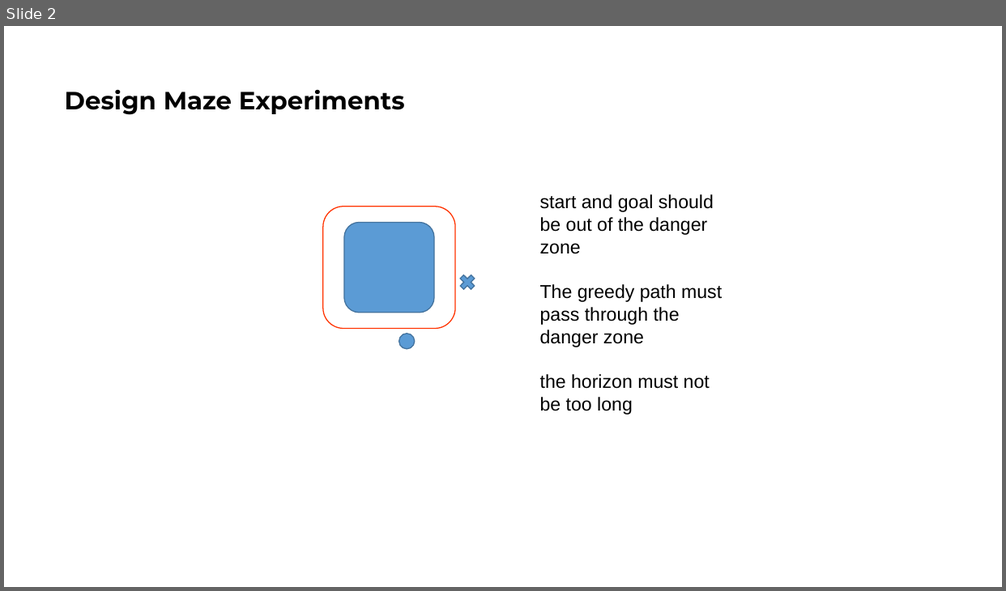
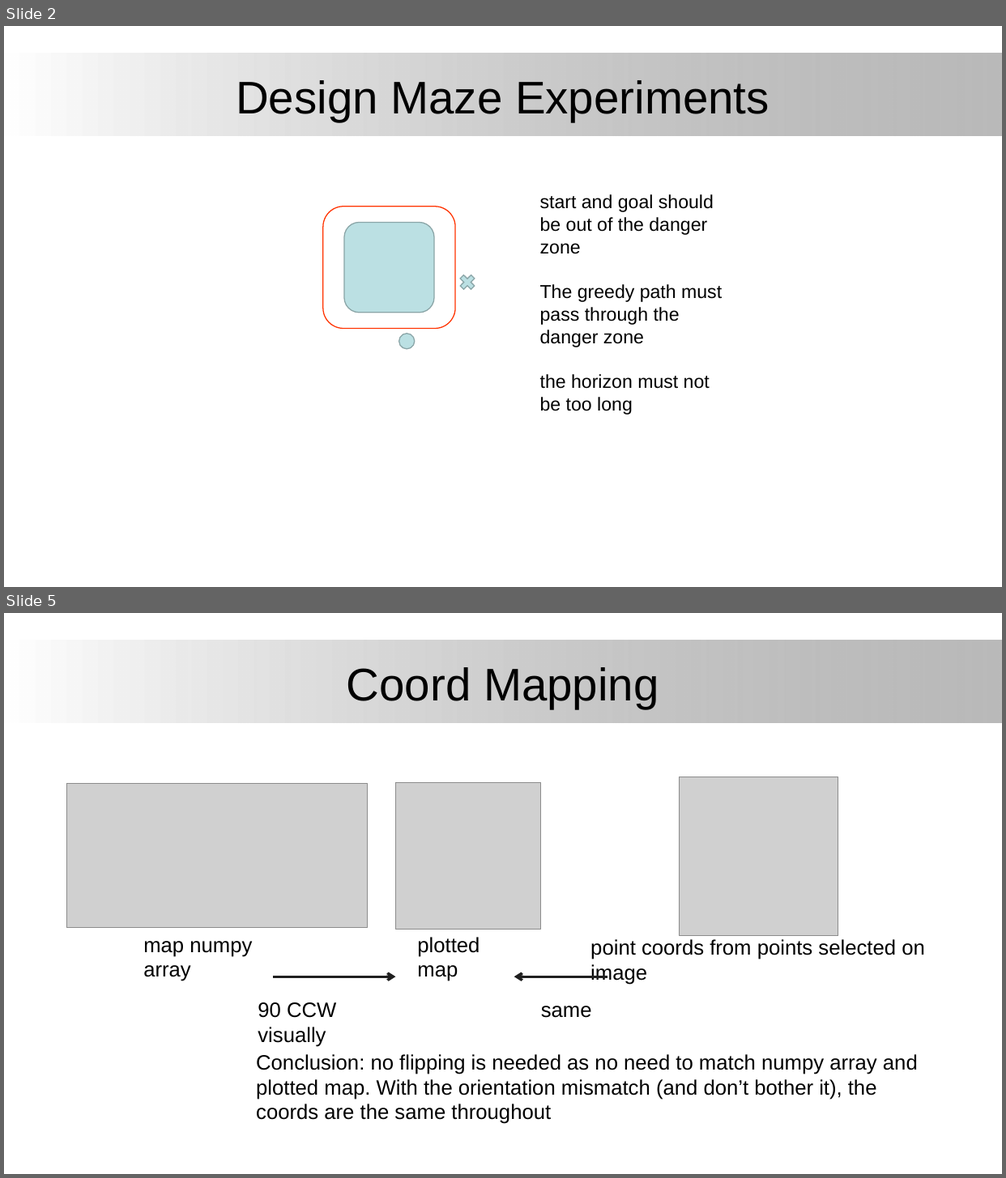
Before and after one commit to delay-planner/rb-visual-mapf, a slide deck: experiment_slides.pptx. Shown one above the other, each under a label of ours: slide 2 before the commit, slides 2 and 5 after it; the slides between them are not shown. The pictures are 1006x591 and 1006x1178 pixels, drawn with LibreOffice and Linux fonts; fonts in the diff are those of the drawing; grey boxes stand for pictures; background and template pictures are left out. Boxes give left, top, right and bottom in pixels: in the first picture for what was removed or moved away, otherwise in the second. Text is boxed around its words. In the diff, an @@ line names an element or a change of style, - is before the commit and + after.

Commit message:
clean up 2D maze coord convention

```diff
--- a/experiment_slides.pptx
+++ b/experiment_slides.pptx
@@ slide 5 added at (4,613,1002,1174), background #FFFFFF; not listed: 1 template element that a slide beside it also shows @@
@@ title added at (347,667,659,709), 44 pt, text #000000 @@
+Coord Mapping
@@ picture added at (395,782,541,929) @@
@@ picture added at (680,777,838,935) @@
@@ picture added at (67,784,367,928) @@
@@ text added at (143,941,252,982), 20 pt, text #000000 @@
+map numpy array
@@ text added at (417,937,479,982), 20 pt, text #000000 @@
+plotted map
@@ text added at (590,939,925,985), 20 pt, text #000000 @@
+point coords from points selected on image
@@ arrow added from (273, 977) to (395, 977), #202020 2.5 pt @@
@@ arrow added from (608, 977) to (514, 977), #202020 2.5 pt @@
@@ text added at (258,1003,336,1047), 20 pt, text #000000 @@
+90 CCW visually
@@ text added at (541,1006,592,1018), 20 pt, text #000000 @@
+same
@@ text added at (256,1054,918,1124), 20 pt, text #000000 @@
+Conclusion: no flipping is needed as no need to match numpy array and plotted map. With the orientation mismatch (and don’t bother it), the coords are the same throughout
@@ slide 2 changed as well @@
@@ title "Design Maze Experiments" at (236,80,769,122): size 24 to 44 pt, font Montserrat to Arial, bold off; alignment left to centre; line spacing 0.9 to 1 @@
@@ rectangle added at (4,53,1002,135), fill gradient #FFFFFF to #808080 @@
@@ fill #5B9BD5 to #BBE0E3; outline #43739E 1 pt to #8AA6A8 1 pt in 3 elements at (345,222,434,313), (399,334,415,349), (457,272,478,293) @@
```
Also in this commit, not shown: 3 other slides added, 1 slide removed.
